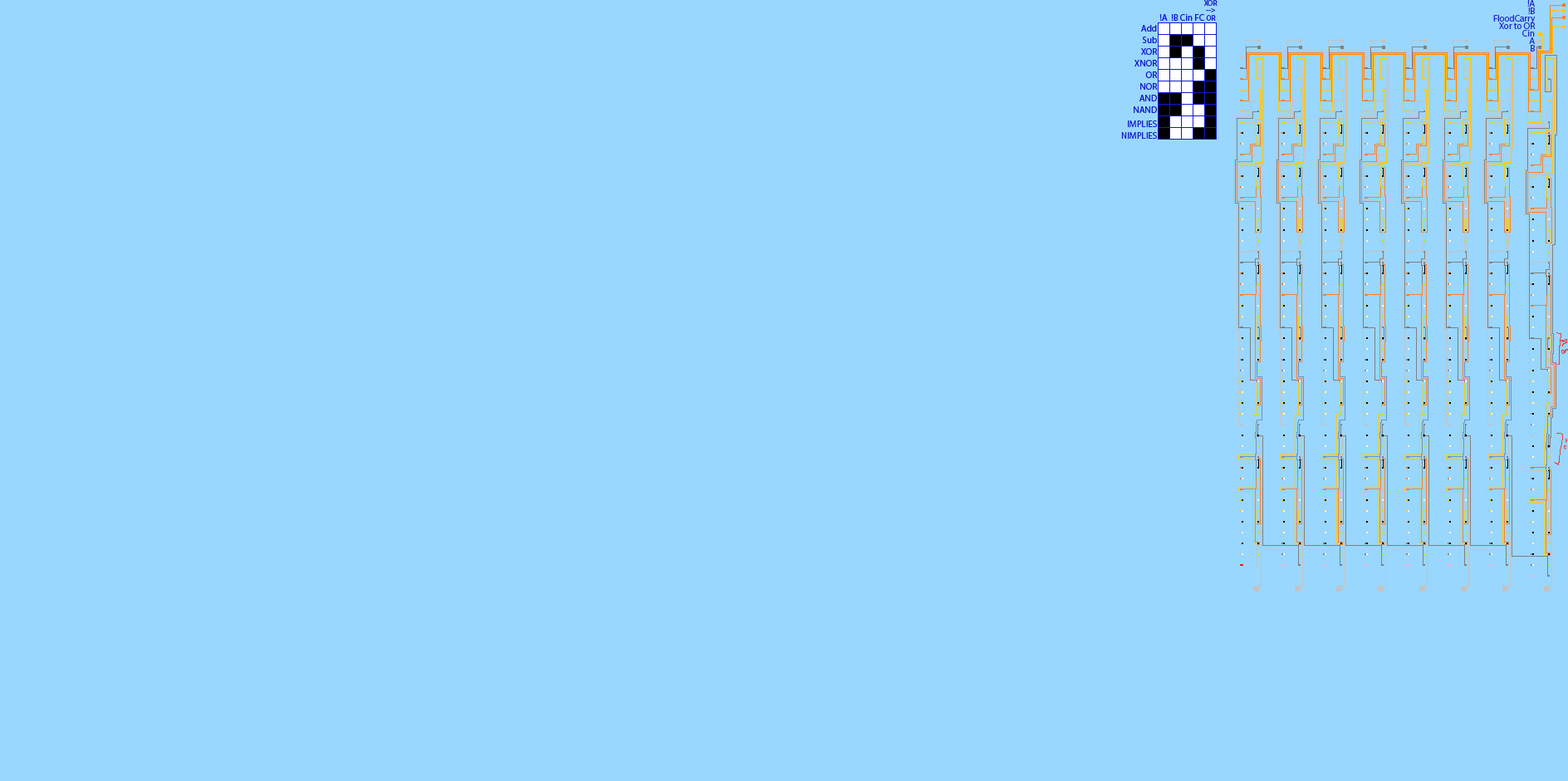
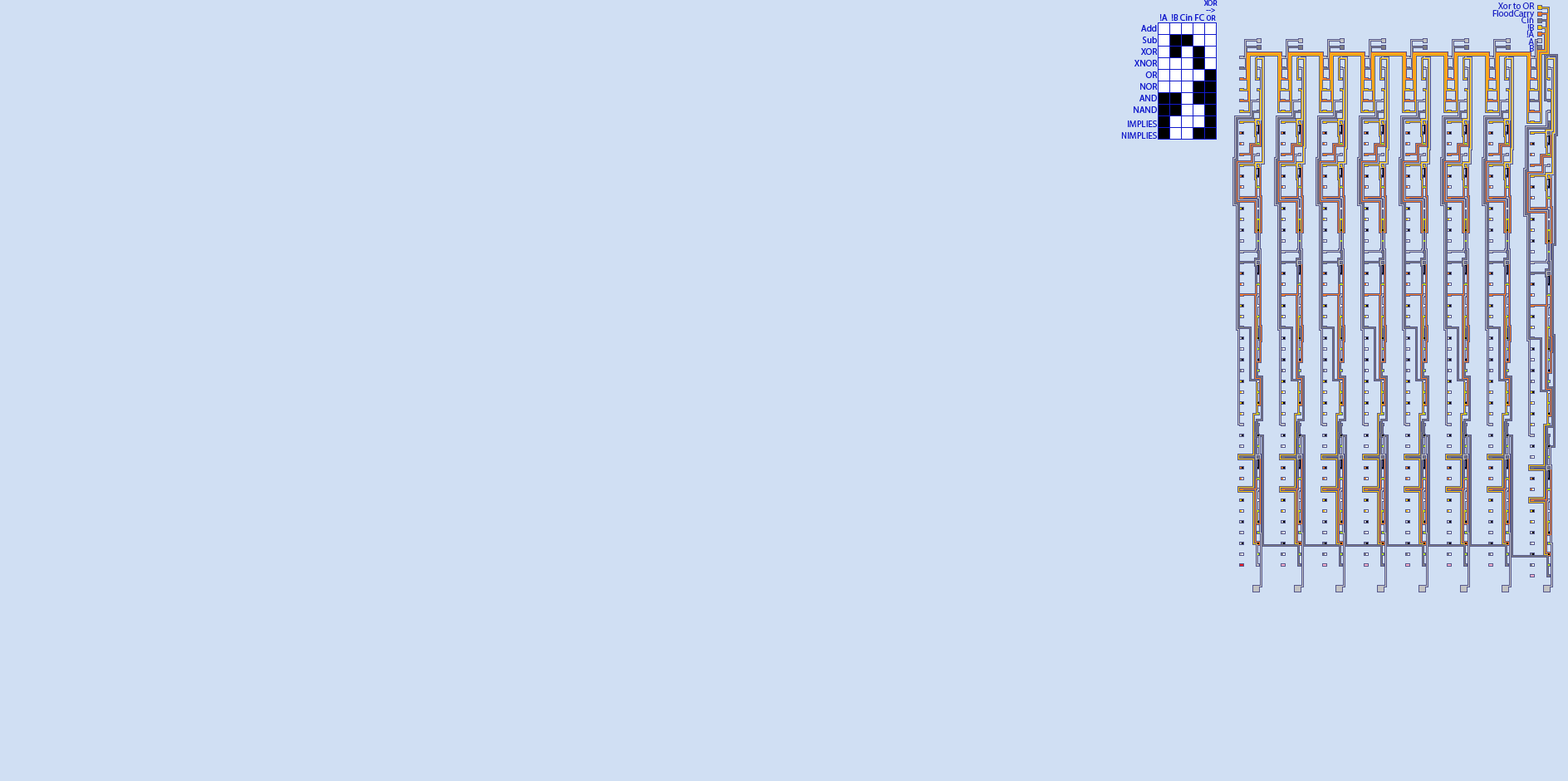
Revision of a layered 1568x781 image; what changed, layer by layer:
painted on "Layer 2" over left=1239, top=3, right=1568, bottom=490
added layer "Layer 5" above "Xor to OR FloodCarry Cin !B !A A B" over left=1232, top=4, right=1559, bottom=593
renamed "!A !B FloodCarry Xor to OR Cin A B" to "Xor to OR FloodCarry Cin !B !A A B", painted on it over left=1492, top=0, right=1536, bottom=52
painted on "Layer 3" over left=0, top=0, right=1568, bottom=781